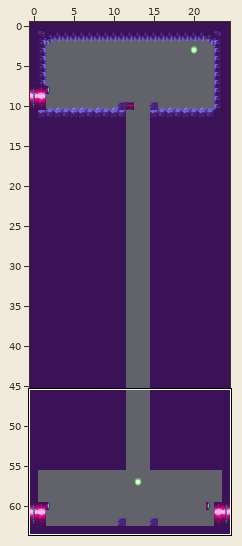
One commit to this Tiled map (JSON): src/maps/map6.json. The first picture is a wide view before the edit; the outline marks the close-up.
Close-up. Before the commit:
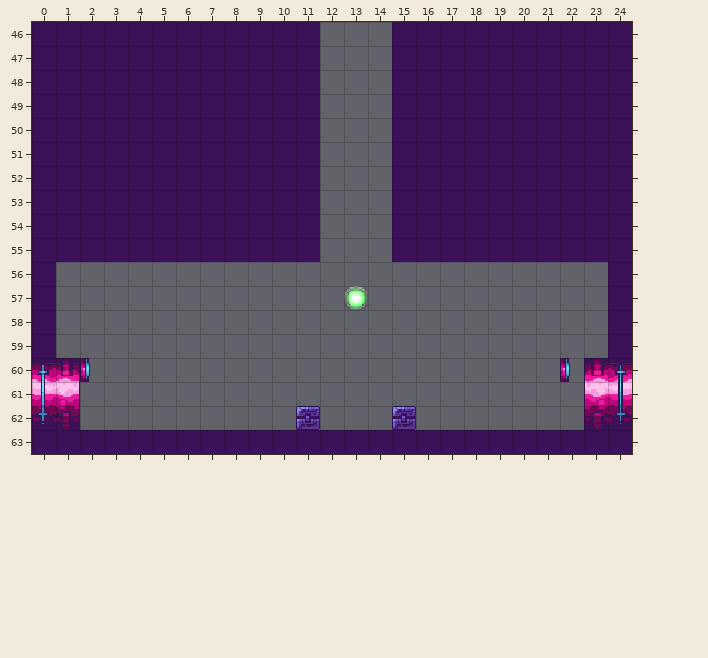
Cells are 16x16 px. Shown: x 0..24, y 46..63. The commit also changed other parts of the map, which this record leaves out.
And afterwards:
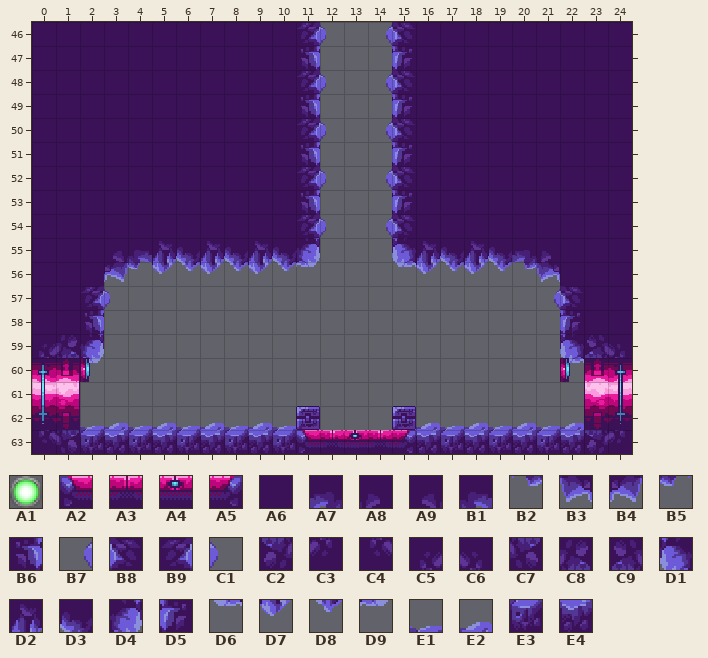
Key: from "tileground": A1 0, A2 66, A3 67, A4 68, A5 70, A6 126, A7 208, A8 209, A9 211, B1 212, B2 272, B3 273, B4 275, B5 276, B6 510, B7 524, B8 525, B9 528, C1 529, C2 647, C3 648, C4 650, C5 650 flipped up-down, C6 650 turned 180, C7 651, C8 651 flipped up-down, C9 651 turned 180, D1 653, D2 654, D3 655, D4 656, D5 702, D6 717, D7 718, D8 719, D9 720, E1 754, E2 757, E3 946, E4 949.
__ is an empty cell.
Objects are placed by their top-left corner, in cells (3,4 is the top-left corner of cell 3,4); size is 1x1 cell unless given.
Changes in this commit:
Layer "collideGround":
y 46: x 11..12 A6 __ -> B9 C1; x 14..15 __ A6 -> B7 B8
y 47: x 11 A6 -> B6; x 15 A6 -> D5
y 48: x 11..12 A6 __ -> B9 C1; x 14..15 __ A6 -> B7 B8
y 49: x 11 A6 -> B6; x 15 A6 -> D5
y 50: x 11..12 A6 __ -> B9 C1; x 14..15 __ A6 -> B7 B8
y 51: x 11 A6 -> B6; x 15 A6 -> D5
y 52: x 11..12 A6 __ -> B9 C1; x 14..15 __ A6 -> B7 B8
y 53: x 11 A6 -> B6; x 15 A6 -> D5
y 54: x 11..12 A6 __ -> B9 C1; x 14..15 __ A6 -> B7 B8
y 55: x 3..11 A6 A6 A6 A6 A6 A6 A6 A6 A6 -> A9 B1 D2 D3 D2 D3 D2 D3 D4; x 15..21 A6 A6 A6 A6 A6 A6 A6 -> D1 D2 D3 D2 D3 A7 A8
y 56: x 1..11 __ __ __ __ __ __ __ __ __ __ __ -> A6 A6 B4 B5 D7 D8 D7 D8 D7 D8 D9; x 15..23 __ __ __ __ __ __ __ __ __ -> D6 D7 D8 D7 D8 B2 B3 A6 A6
y 57: x 1..3 __ __ __ -> A6 B9 C1; x 21..23 __ __ __ -> B7 B8 A6
y 58: x 1..2 __ __ -> A6 B6; x 22..23 __ __ -> D5 A6
y 59: x 0..2 A6 __ __ -> C5 C8 D4; x 22..24 __ __ A6 -> D1 C9 C6
y 60: x 2 __ -> D9; x 22 __ -> D6
y 62: x 2..10 __ __ __ __ __ __ __ __ __ -> E1 E2 E1 E2 E1 E2 E1 E2 E1; x 16..22 __ __ __ __ __ __ __ -> E2 E1 E2 E1 E2 E1 E2
y 63: x 0..24 A6 A6 A6 A6 A6 A6 A6 A6 A6 A6 A6 A6 A6 A6 A6 A6 A6 A6 A6 A6 A6 A6 A6 A6 A6 -> C4 C7 E3 E4 E3 E4 E3 E4 E3 E4 E3 A2 A3 A4 A3 A5 E4 E3 E4 E3 E4 E3 E4 C2 C3
Layer "lights":
removed: A1 "ambient" at 13,57
Where, in picture pixels (left, top, right, bottom), the same in both close-ups:
changed: (39, 22, 326, 363)
changed: (386, 22, 625, 363)
removed: (344, 286, 368, 310)
changed: (39, 423, 625, 454)
